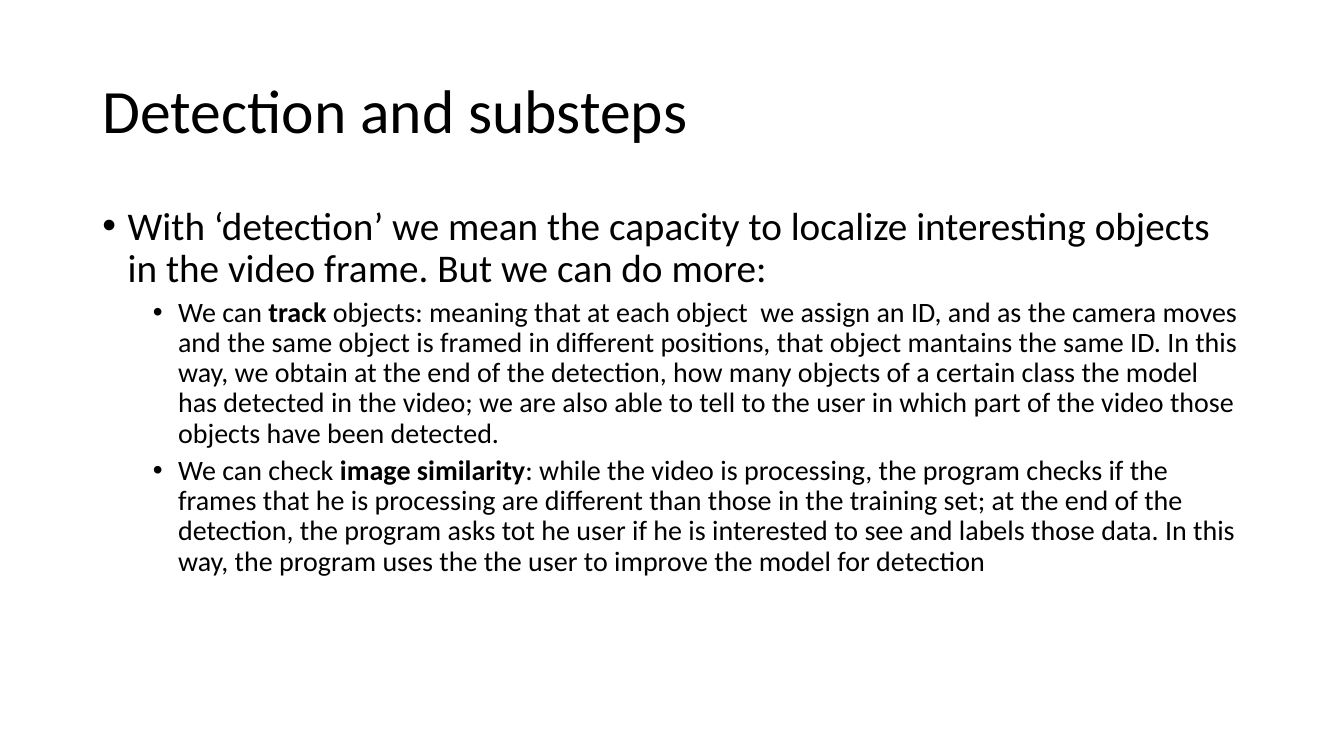
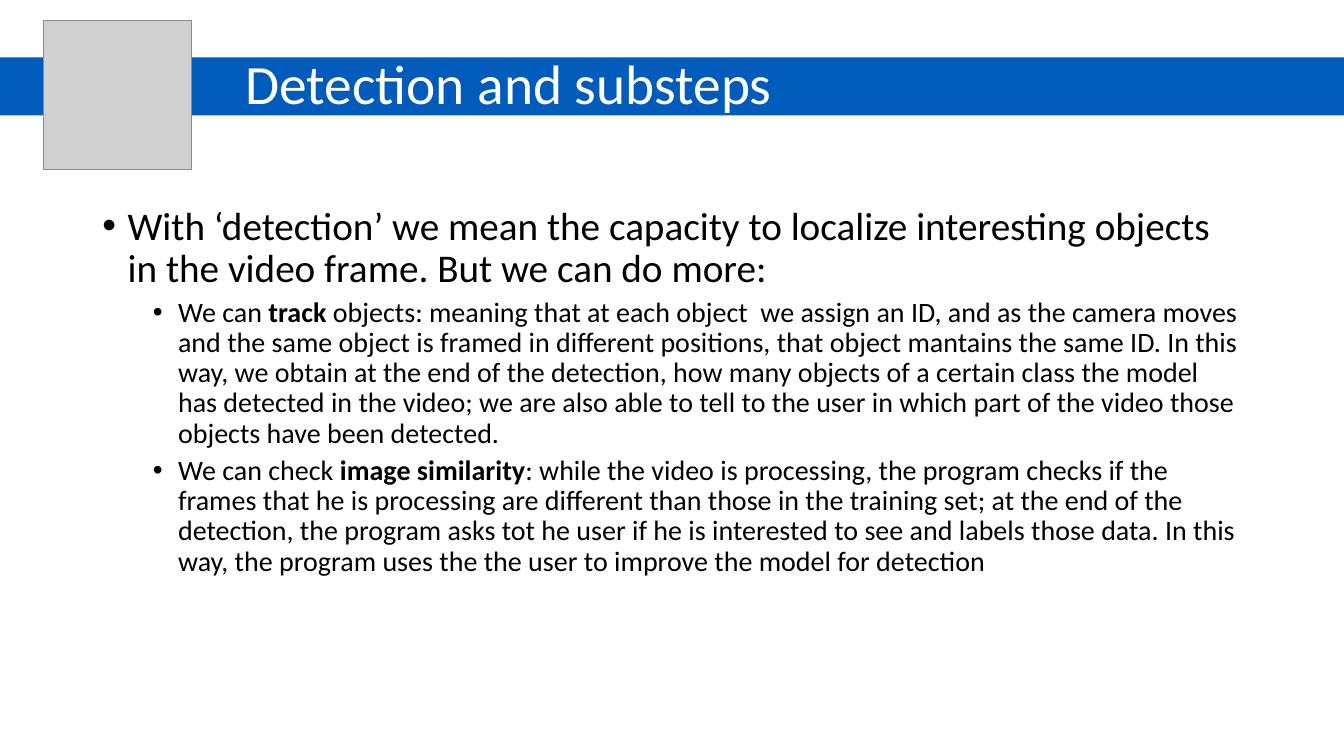
Before and after one commit to GiuliaCiaramella/yolov5, a slide deck: slide 6 of week_11_presentation.pptx. Drawn at 1344x756 pixels with LibreOffice and Linux fonts; fonts in the diff are those of the drawing; grey boxes stand for pictures. Boxes give left, top, right and bottom in pixels: in the first picture for what was removed or moved away, otherwise in the second. Text is boxed around its words. In the diff, an @@ line names an element or a change of style, - is before the commit and + after.

Commit message:
update presentation style

```diff
--- a/week_11_presentation.pptx
+++ b/week_11_presentation.pptx
@@ picture added at box(43, 20, 192, 169) @@
@@ rectangle added at box(0, 57, 1344, 116), fill #005BBB @@
@@ title "Detection and substeps": place and size @@
-title "Detection and substeps" at box(102, 90, 687, 143)
+title "Detection and substeps" at box(246, 65, 772, 118)
@@ title "Detection and substeps" at box(246, 65, 772, 118): size 44 to 39.6 pt, text colour #000000 to #FFFFFF @@
```
Also in this commit, not shown: 9 other slides changed.
